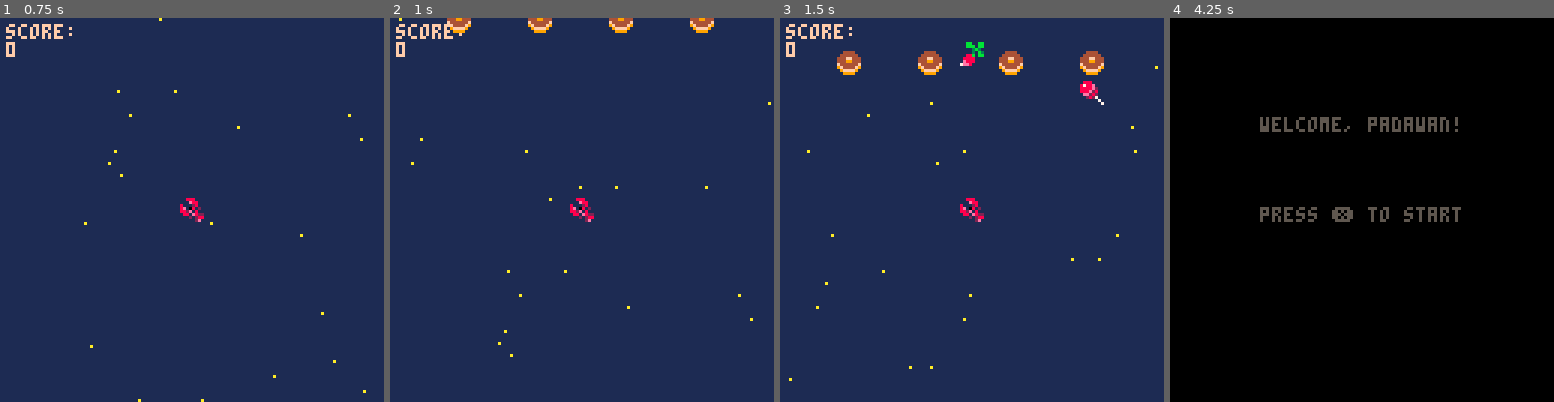
Above: before the commit, frames 1-4 (left to right).
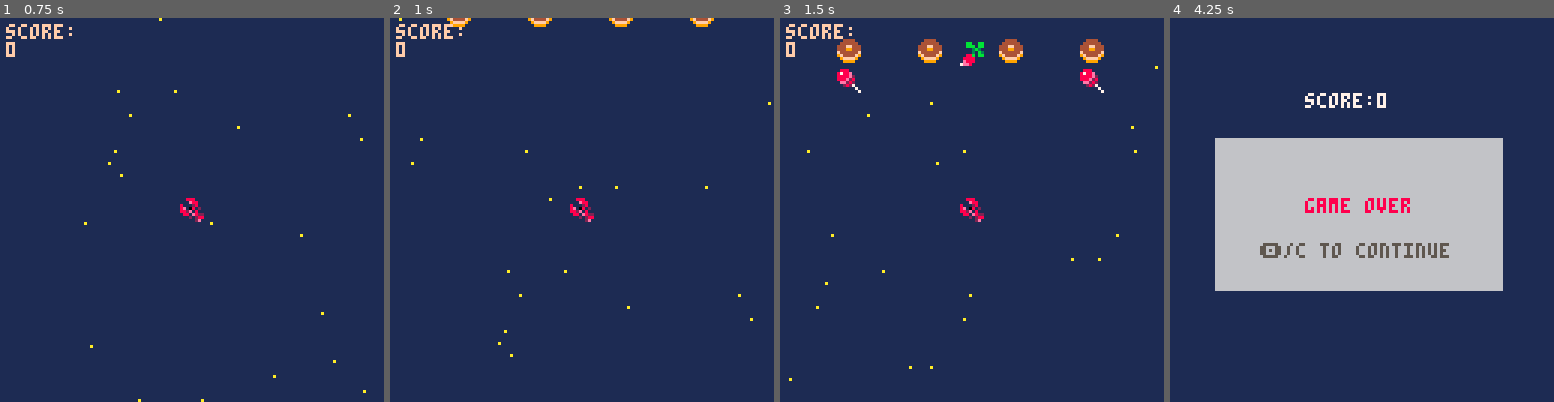
Above: after the commit, the same moments.

Repository: adatechschool/projet_collectif_pico_8-sandy-fanny-ladmya-romain
Game: PICO-8 cartridge burgernautv7.p8
The game is run twice, just before and just after one commit, with the same random seed, the same clock (stepped at 60 frames per second) and the same inputs.
Inputs:
- Up to frame 1 (0.75 s): tap X (X key) at 0.33 s; tap O (Z key) at 0.7 s
- Up to frame 2 (1 s): no input
- Up to frame 3 (1.5 s): tap X (X key) at 1.07 s
- Up to frame 4 (4.25 s): hold Right 1.6-2.1 s; tap O (Z key) every 0.4 s from 1.7 to 4.1 s; tap X (X key) at 1.85, 2.97, 4.08 s; hold Up 2.15-2.42 s; hold Right 2.47-3.03 s; hold Left 3.08-3.58 s; hold Down 3.63-3.97 s; hold Right from 4.02 s (still down)

Frame 1 is identical in both runs. In frame 2, 0.8% of the frame differs, in the area x 14-85%, y 0-4%; in frame 3, 2.2%; in frame 4, 100%, in the area x 0-100%, y 0-100%.

Commit message:
tirs aléatoires

Diff:
--- a/burgernautv7.p8
+++ b/burgernautv7.p8
@@ -8,17 +8,20 @@
 	y=63
  p={x=60,y=60,speed=4} --creation p:player
  -- fin menu
+ --hearts={}
  bullets={} --tirs
  enemies={}
  ebullets={} --creation projectile
- rand=flr(rnd(4))
+ --rand=flr(rnd(4))
  explosions={}
  create_stars()
  score=0
  state=0 --etat de scene de jeu: combat/menu/ game over
 	gun_timer=5
-	gun_cooldown=45
-end
+	gun_cooldown=38
+	--random=2+ceil(rnd(3))
+	end
+
 
 --menu erreurs si deplacemt
 function update_menu()
@@ -32,12 +35,14 @@
 	print("press ❎ to start",30,63)
 end
 --fin menu
+
 function _update60()
  if scene=="menu" then
  update_menu()
  elseif scene=="game" then
  if(state==0) update_game()
  if(state==1) update_gameover()
+ if(score>=500) update_gamewin()
  end
 end
 
@@ -48,18 +53,27 @@
  elseif scene=="game" then
   if(state==0) draw_game()
 	 if(state==1) draw_gameover()
- end
+	 if(score>500) draw_gamewin()
+ end
+
+--draw health bar
+--local hlthx=4
+--local hlthy=4
+--local height=6
+--local width=72
 end
 
 function update_game()
 	update_player()
 	update_bullets()
-	update_ebullets()
+
 	update_stars()
 	if #enemies==0 then --hashtag appelle les valeurs du tableau
 		spawn_enemies(2+ceil(rnd(3)))--nb aleatoire de foes  -- interaction spr
 	end
-	update_enemies()
+update_ebullets()
+update_enemies()
+
 	countdown()
 	--if rand then eshoot() end
 
@@ -111,7 +125,8 @@
 	 sfx(0) -- son tir
 end
 
-function update_bullets() --maj position projection balle
+function update_bullets()
+ --maj position projection balle
 	for b in all(bullets)  do
 	b.y-=b.speed
 	 if b.y<-8 then --supprime les balles en ht d'ecran pour ne pas tuer les enemies a venir
@@ -120,15 +135,28 @@
 	end
 end
 
+-- projectiles enemies
+
+--function select_enemy()
+--	enemies(random-1)
+-- end
+
  function eshoot()
-	new_ebullet={ --creation projectile
-	x=new_enemy.x,
-	y=new_enemy.y,
-	speed=1
+
+for en in all(enemies) do --creation enemy avec nouvelles coordonnees
+ random=rnd(5)
+ new_ebullet={ --creation projectile enemies
+	x=en.x,
+	y=en.y,
+	speed=0.8
 	}
-	 add(ebullets,new_ebullet)
-	 -- ajouter elts dans tableau
-sfx(1) -- son tir
+	if random<=2 then
+	add(ebullets,new_ebullet)-- ajouter elts dans tableau
+	sfx(1) -- son tir
+	end
+  end
+
+
 end
 
 
@@ -181,6 +212,7 @@
 --enemies
 function spawn_enemies(nbf)--chiffrer les foes
 	gap=(128-8*nbf)/(nbf+1) --espacement foes ecran/ +1 espace /8 taille spr
+	print('yolo',20,20,8)
 	 for i=1,nbf do --i=ecart
 	 new_enemy={
 	 x=gap*i+8*(i-1),
@@ -193,7 +225,7 @@
 
 function update_enemies ()
 	for e in all(enemies) do
-	e.y+=0.45 -- vitesse descente enemies
+	e.y+=0.4 -- vitesse descente enemies
 	 if e.y > 128 then
 		del(enemies,e) -- supprime les enemies du bas de l'ecran
 	 end
@@ -260,8 +292,6 @@
 	end
 end
 -->8
-
--->8
 -- player
 function update_player()
 	if (btn(➡️)) and p.x<120 then p.x+=p.speed end --player speed
@@ -275,11 +305,28 @@
 for e in all(enemies) do
 	if collision(e,p) then state=1
 end
-end
-end
-
--->8
---game over
+for eb in all(ebullets) do
+ if collision(eb,p) then state=1
+
+
+
+ end
+end
+end
+end
+-->8
+--heart
+…(4 lines of a section not shown)…
+--gameover condition
+--if p.health==0 then
+  -- gameover=true end
+
+
+-->8
+--gameover
 function update_gameover()
 --state=0
 if (btn(🅾️)) _init()
@@ -293,6 +340,22 @@
 print("game over",45,60,8)
 print("🅾️/c to continue",30,75,5)
 end
+-->8
+--gamewin
+-- state 3
+
+function update_gamewin()
+	if (btn(4)) _init()
+end
+
+function draw_gamewin()
+cls()
+print("you win",48,25,7)
+print("high score: "..score,35,35,7)
+print("press button 4 to play",12,95,13)
+end
+
+
 __gfx__
 00000000080000800a0000a0000990000a0000a000888800004444000aaafa00099999900000000000888000030bb030000003300bb009a90000000000000000
 00000000060000600a0000a0089749800000000008a99a8004444440afafafa09999999900000000000e88000833338000099aa300bb9a9a0000000000000000
@@ -302,22 +365,22 @@
 00700700455aa55409000090089749800a0000a08a0000a89f4444f98787878044444444000000000880e822888888883bbbb3300bba9bbb0000000000000000
 0000000005855850080000800a0990a00800008008a99a8009ffff90878787809999999900000000000202888888888803333300b3bbb30b0000000000000000
 0000000000a55a00000000000a0000a0080000800088880000999900878787800999999000000000000002800888888000333000bb0003000000000000000000
-0000000000000000000000000000000000000000000000000888000002240000004444000000000000bb00bb000bb0bb0bb00bb0000000000000000000000000
-0000000000000000000000000000000000000000000000008788e00092274000049949400000000000bbb0bb0000b3bbb0bbbb0b000000000000000000000000
-0000000000000000000000000000000000000000000000008888e200f922740094a4a9940000000000003b300000bb30000bb000000000000000000000000000
-000000000000000000000000000000000000000000000000888e2800ff922740a000a94400000000000030b300099bbb0eeeeee0000000000000000000000000
-0000000000000000000000000000000000000000000000000ee282000ff9227400000494000000000088b0bb009f990beffeeffe000000000000000000000000
-0000000000000000000000000000000000000000000000000028270000ff9222000009af000000000888800009a9900077777777000000000000000000000000
-00000000000000000000000000000000000000000000000000000070000ff92200000aa9000000000e8880000999000007777770000000000000000000000000
-000000000000000000000000000000000000000000000000000000070000ff9000000a00000000007ee800009900000000077000000000000000000000000000
-00888000000088888800000000099999999990000000000000000000000000000000000000000000000000000000000000000000000000000000000000000000
-000e8800000088888800000000099999999990000000000000000000000000000000000000000000000000000000000000000000000000000000000000000000
-80002800000000ee8888000099999999999999990000000000000000000000000000000000000000000000000000000000000000000000000000000000000000
-8e088020000000ee8888000098899999999998890000000000000000000000000000000000000000000000000000000000000000000000000000000000000000
-882e0800880000000088000088888888888888880000000000000000000000000000000000000000000000000000000000000000000000000000000000000000
-0880e82288000000008800008bb8888888888bb80000000000000000000000000000000000000000000000000000000000000000000000000000000000000000
-0002028888ee008888002200b87aaaaaaaaaa78b0000000000000000000000000000000000000000000000000000000000000000000000000000000000000000
-000002e088ee008888002200870a44aaaa44a0780000000000000000000000000000000000000000000000000000000000000000000000000000000000000000
+0880088000000000000000000000000000000000000000000888000002240000004444000000000000bb00bb000bb0bb0bb00bb0000000000000000000000000
+8888888800000000000000000000000000000000000000008788e00092274000049949400000000000bbb0bb0000b3bbb0bbbb0b000000000000000000000000
+8888888800000000000000000000000000000000000000008888e200f922740094a4a9940000000000003b300000bb30000bb000000000000000000000000000
+888888880000000000000000000000000000000000000000888e2800ff922740a000a94400000000000030b300099bbb0eeeeee0000000000000000000000000
+8888888800000000000000000000000000000000000000000ee282000ff9227400000494000000000088b0bb009f990beffeeffe000000000000000000000000
+0888888000000000000000000000000000000000000000000028270000ff9222000009af000000000888800009a9900077777777000000000000000000000000
+00888800000000000000000000000000000000000000000000000070000ff92200000aa9000000000e8880000999000007777770000000000000000000000000
+000880000000000000000000000000000000000000000000000000070000ff9000000a00000000007ee800009900000000077000000000000000000000000000
+00888000000088888800000000099999999990000000000000000000000aa00000888800a088880a000000000000000000000000000000000000000000000000
+000e880000008888880000000009999999999000000000000009900008a99a8008a99a8008a99a80000000000000000000000000000000000000000000000000
+80002800000000ee88880000999999999999999900000000008aa8000a8aa8a08a0000a88a0000a8000000000000000000000000000000000000000000000000
+8e088020000000ee8888000098899999999998890000000008989980a898998a8900a098890aa098000000000000000000000000000000000000000000000000
+882e0800880000000088000088888888888888880000000008998980a899898a890a0098890aa098000000000000000000000000000000000000000000000000
+0880e82288000000008800008bb8888888888bb800000000008aa8000a8aa8a08a0000a88a0000a8000000000000000000000000000000000000000000000000
+0002028888ee008888002200b87aaaaaaaaaa78b000000000009900008a99a8008a99a8008a99a80000000000000000000000000000000000000000000000000
+000002e088ee008888002200870a44aaaa44a0780000000000000000000aa00000888800a088880a000000000000000000000000000000000000000000000000
 00000000888822ee0088000044444444444444440000000000000000000000000000000000000000000000000000000000000000000000000000000000000000
 00000000888822ee0088000044444400004444440000000000000000000000000000000000000000000000000000000000000000000000000000000000000000
 0000000000888800ee88222244444077770444440000000000000000000000000000000000000000000000000000000000000000000000000000000000000000
